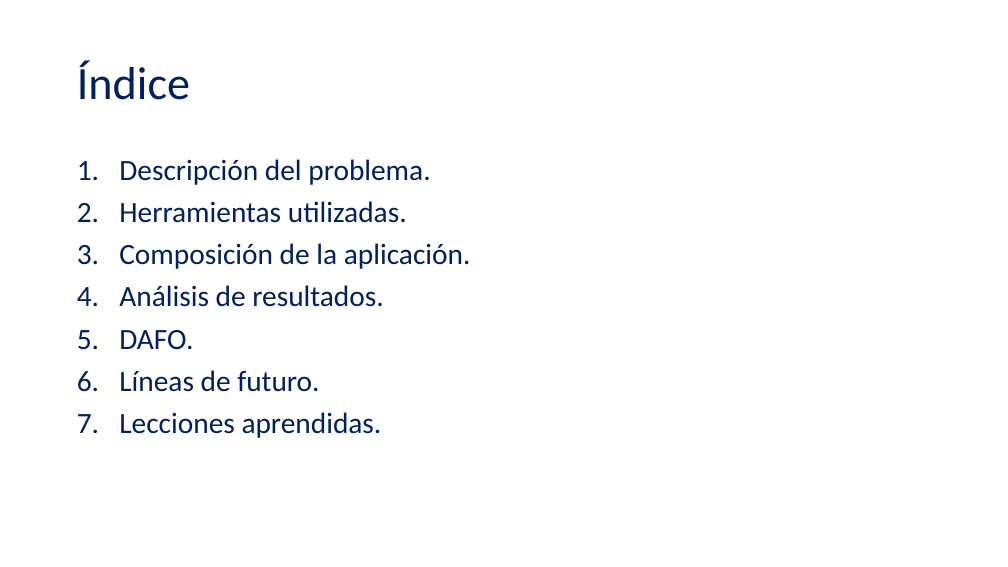
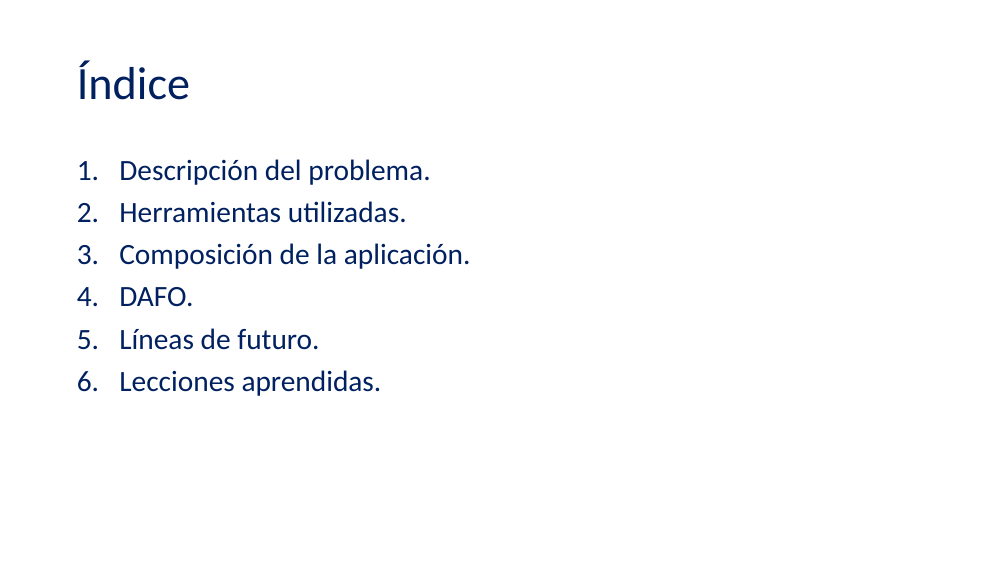
Before and after one commit to adelrf01/Bussiness-Intelligence, a slide deck: slide 2 of Presentacion FutbolFichajes.pptx. Drawn at 1008x567 pixels with LibreOffice and Linux fonts; fonts in the diff are those of the drawing; background and template pictures are left out. Boxes give left, top, right and bottom in pixels: in the first picture for what was removed or moved away, otherwise in the second. Text is boxed around its words. In the diff, an @@ line names an element or a change of style, - is before the commit and + after.

Commit message:
Arreglado un pto del indice y pdf de memoria y presentacion

```diff
--- a/Presentacion FutbolFichajes.pptx
+++ b/Presentacion FutbolFichajes.pptx
@@ text at (119, 285, 383, 307): paragraph removed @@
-4. Análisis de resultados.
```
Also in this commit, not shown: 2 other files.
